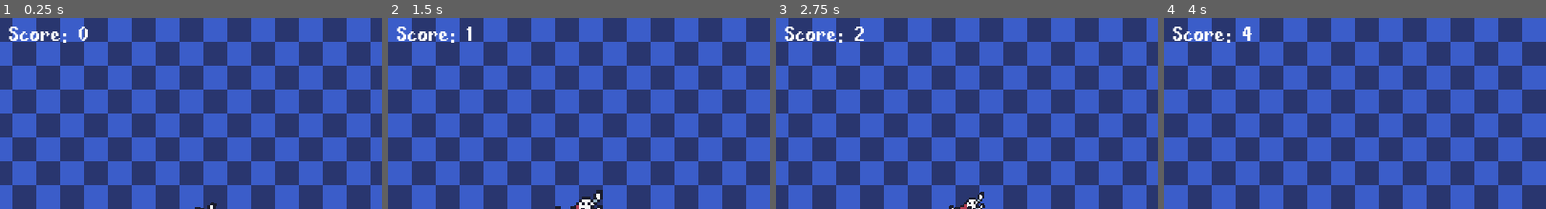
Above: before the commit, frames 1-4 (left to right).
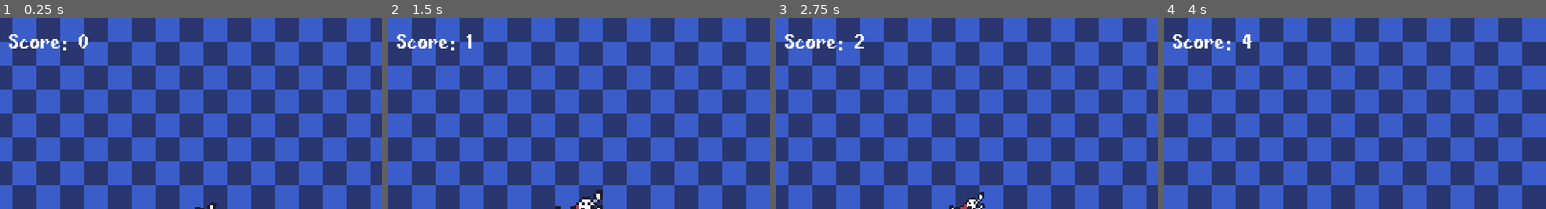
Above: after the commit, the same moments.

Repository: shadow-crafter/Super-Scale-Man
Game: Godot game, scene res://Scenes/game.tscn
Two runs of this game, one before a commit and one after it. Both use one fixed random seed, a clock stepped at 60 frames per second and the inputs below.
Inputs (mouse positions are % of the whole screen's width and height, from its top left):
- Up to frame 1 (0.25 s): no input
- Up to frame 2 (1.5 s): move the mouse to (72, 45) at 0.52 s; hold W (Move_up) 0.53-1.28 s; right-click (72, 45) at 0.6 s; move the mouse to (30, 55) at 1.27 s; hold S (Move_down) from 1.28 s (still down); click (30, 55) at 1.35 s
- Up to frame 3 (2.75 s): move the mouse to (60, 28) at 2.02 s; release S (Move_down) at 2.03 s; hold W (Move_up) from 2.03 s (still down); right-click (60, 28) at 2.1 s
- Up to frame 4 (4 s): move the mouse to (45, 70) at 2.77 s; click (45, 70) at 2.85 s; move the mouse to (80, 65) at 3.52 s; release W (Move_up) at 3.53 s; hold S (Move_down) from 3.53 s (still down); right-click (80, 65) at 3.6 s
The pictures show only the part of the screen within x 0-50%, y 0-50%; the shares and areas given below are measured in that part.

The runs differ from the first frame. In frame 1, 1.1% of the frame differs, in the area x 2-23%, y 4-17%; in frame 2, 0.9%; in frame 3, 1.0%; in frame 4, 1.0%.

Commit message:
Add bonus label
Added a text popup for when you get a bonus.

Diff:
--- a/Scenes/HUD/hud.tscn
+++ b/Scenes/HUD/hud.tscn
@@ -1,6 +1,7 @@
-[gd_scene load_steps=2 format=3 uid="uid://ccqm8s3n7iufw"]
+[gd_scene load_steps=3 format=3 uid="uid://ccqm8s3n7iufw"]
 
 [ext_resource type="Theme" uid="uid://snspl6w3n2t" path="res://Resources/maintheme.tres" id="1_0jwe8"]
+[ext_resource type="FontFile" uid="uid://d20rr835cklah" path="res://Assets/fibberish.ttf" id="2_uf77i"]
 
 [node name="Hud" type="CanvasLayer"]
 
@@ -21,7 +22,7 @@
 grow_horizontal = 2
 grow_vertical = 2
 theme_override_constants/margin_left = 5
-theme_override_constants/margin_top = 5
+theme_override_constants/margin_top = 10
 theme_override_constants/margin_right = 5
 theme_override_constants/margin_bottom = 5
 
@@ -29,3 +30,14 @@
 layout_mode = 2
 size_flags_vertical = 0
 text = "Score: 0"
+
+[node name="BonusText" type="RichTextLabel" parent="Control/MarginContainer"]
+visible = false
+clip_contents = false
+layout_mode = 2
+size_flags_vertical = 0
+theme_override_fonts/normal_font = ExtResource("2_uf77i")
+bbcode_enabled = true
+text = "[wave amp=50.0 freq=5.0 connected=1][pulse freq=5.0 color=#FF0000 ease=-2.0][center]Close call!"
+fit_content = true
+scroll_active = false
--- a/Scenes/game.gd
+++ b/Scenes/game.gd
@@ -2,6 +2,7 @@
 
 @onready var player: Player = $Player
 @onready var score_label: Label = $Hud/Control/MarginContainer/ScoreLabel
+@onready var bonus_label: RichTextLabel = $Hud/Control/MarginContainer/BonusText
 
 func _ready() -> void:
 	player.died.connect(_on_player_died)
@@ -15,6 +16,9 @@
 func player_got_bonus() -> void:
 	Game_Data.score += 10
 	update_score_text()
+	bonus_label.visible = true
+	await get_tree().create_timer(1).timeout
+	bonus_label.visible = false
 
 func _on_score_timer_timeout() -> void:
 	Game_Data.score += 1
